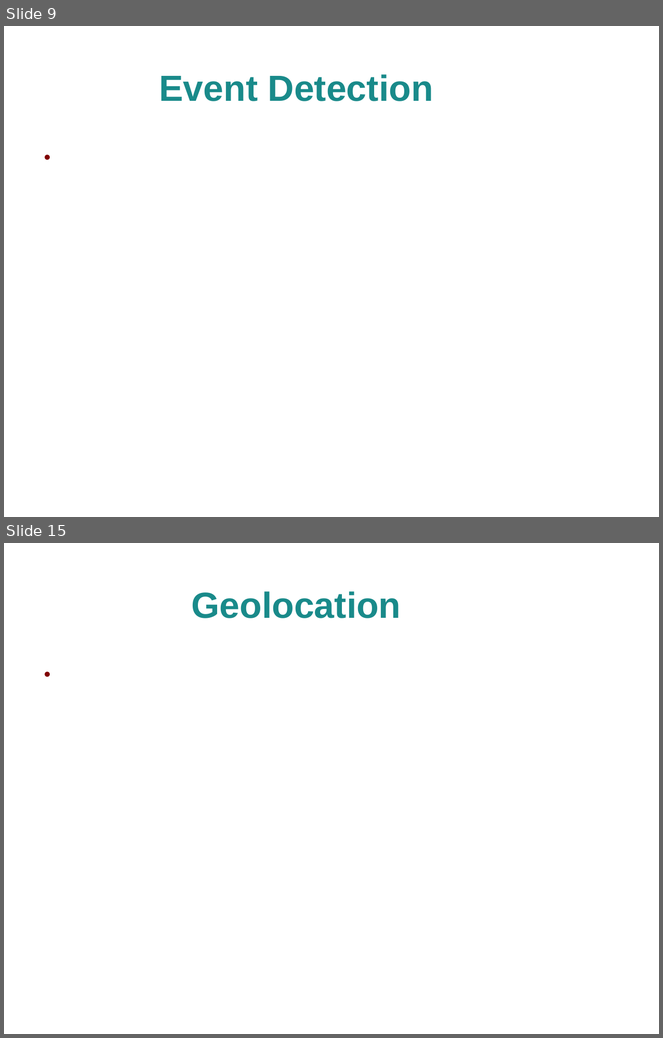
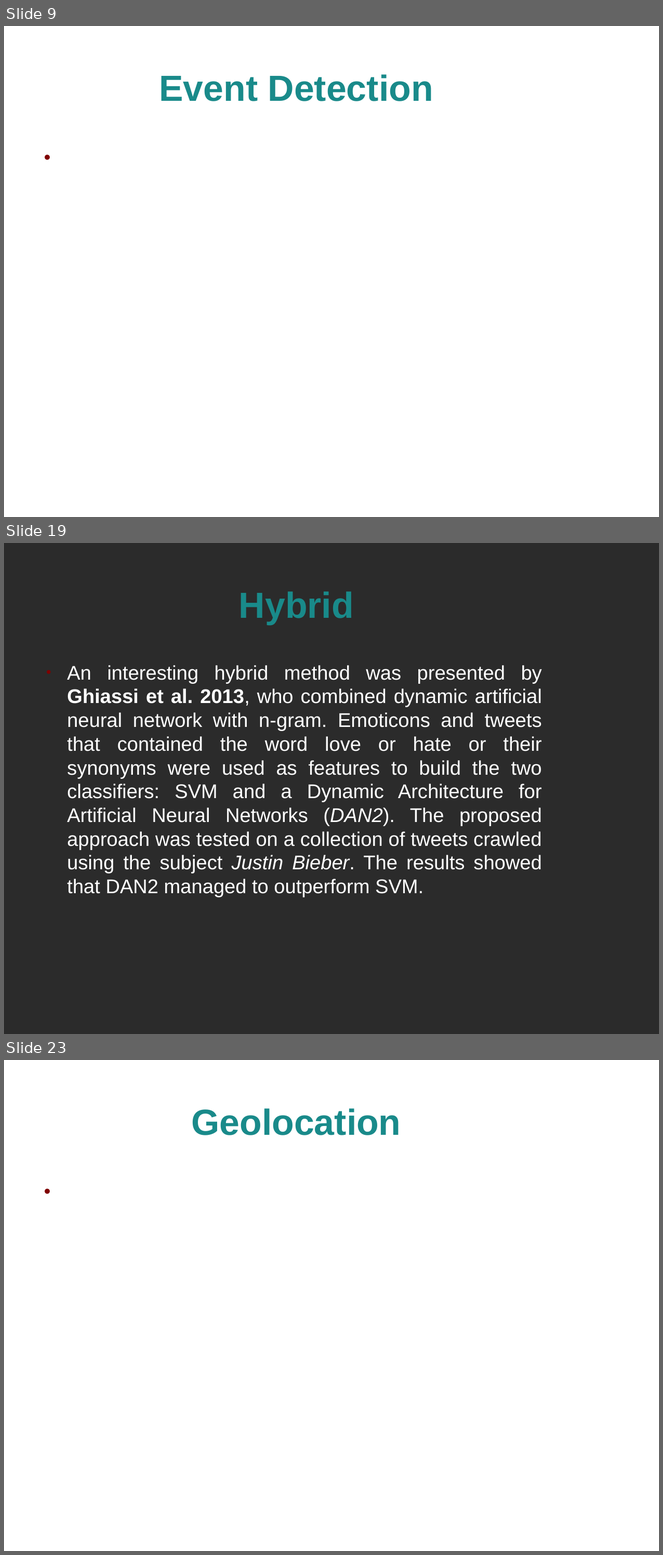
Before and after one commit to alextsil/twitter-topic-detection-and-analysis, a slide deck: parousiasi/presentation.odp. Shown one above the other, each under a label of ours: slides 9 and 15 before the commit, slides 9, 19 and 23 after it; the slides between them are not shown. The pictures are 663x1038 and 663x1555 pixels, drawn with LibreOffice and Linux fonts; fonts in the diff are those of the drawing; background and template pictures are left out; a plain dark background stands for a picture behind light text. Boxes give left, top, right and bottom in pixels: in the first picture for what was removed or moved away, otherwise in the second. Text is boxed around its words. In the diff, an @@ line names an element or a change of style, - is before the commit and + after.

```diff
--- a/parousiasi/presentation.odp
+++ b/parousiasi/presentation.odp
@@ slide 19 added at box(4, 543, 659, 1034), background picture (left out) @@
@@ title added at box(239, 591, 354, 625), 44 pt, text #198A8A, bold @@
+Hybrid
@@ text added at box(67, 665, 542, 898), 24 pt, text #FFFFFF @@
+● An interesting hybrid method was presented by Ghiassi et al. 2013, who combined dynamic artificial neural network with n-gram. Emoticons and tweets that contained the word love or hate or their synonyms were used as features to build the two classifiers: SVM and a Dynamic Architecture for Artificial Neural Networks (DAN2). The proposed approach was tested on a collection of tweets crawled using the subject Justin Bieber. The results showed that DAN2 managed to outperform SVM.
@@ what was slide 15 is now slide 23 @@
```
Also in this commit, not shown: 1 slide changed, 12 other slides added, 5 slides removed.
